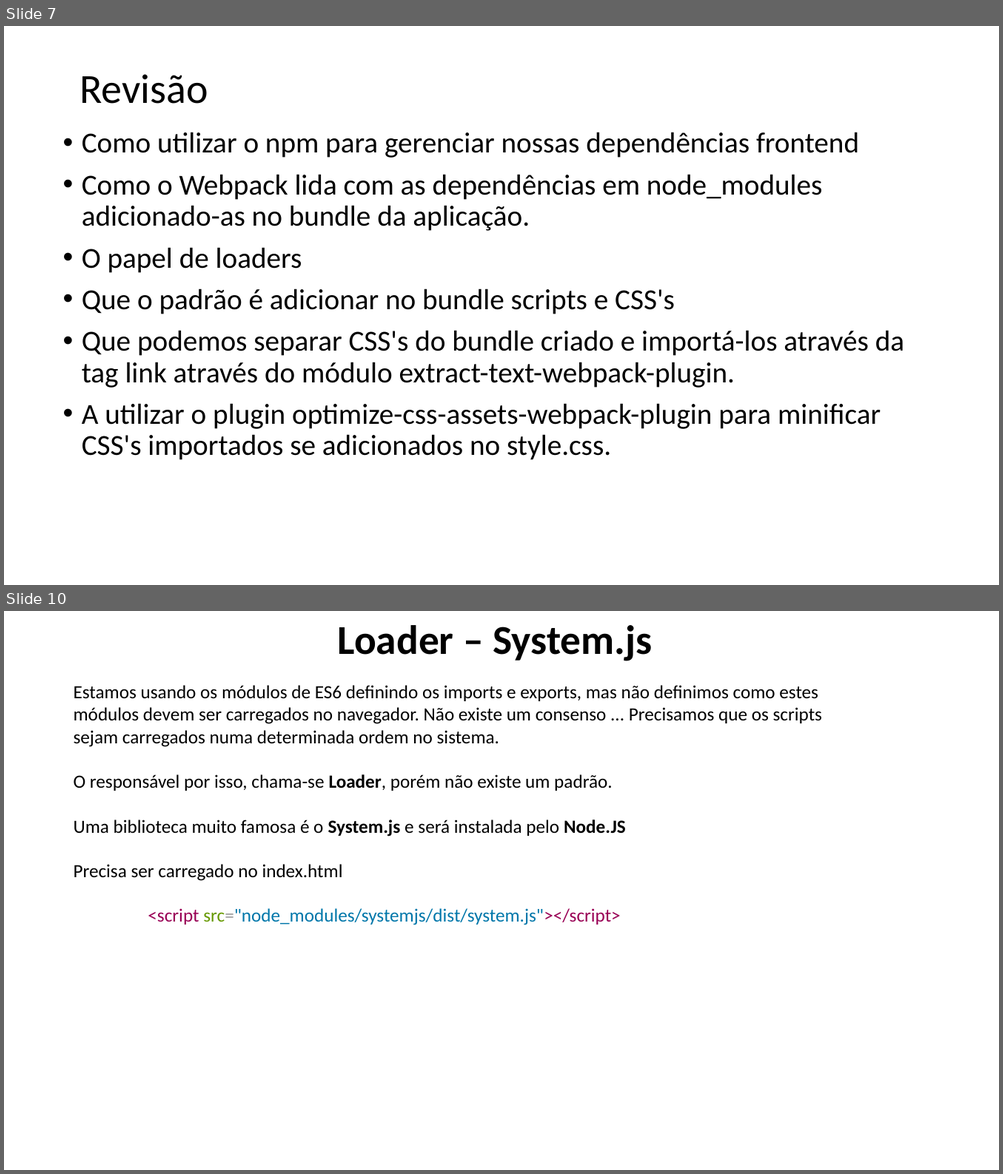
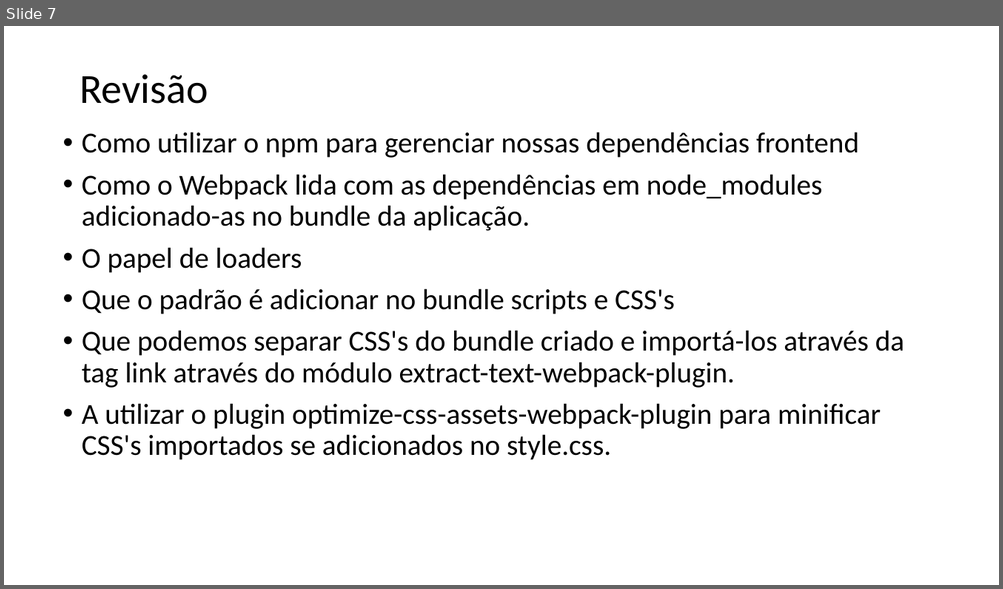
Before and after one commit to lacsousa/webpack, a slide deck: docs/Webpack-resumo.pptx. Shown one above the other, each under a label of ours: slides 7 and 10 before the commit, slide 7 after it; the slides between them are not shown. The pictures are 1003x1174 and 1003x589 pixels, drawn with LibreOffice and Linux fonts; fonts in the diff are those of the drawing. Boxes give left, top, right and bottom in pixels: in the first picture for what was removed or moved away, otherwise in the second. Text is boxed around its words. In the diff, an @@ line names an element or a change of style, - is before the commit and + after.

Commit message:
Manipulando módulos

```diff
--- a/docs/Webpack-resumo.pptx
+++ b/docs/Webpack-resumo.pptx
@@ slide 10 removed at (4,611,999,1170), background #FFFFFF @@
@@ title removed at (338,625,652,661) @@
-Loader – System.js
@@ text removed at (74,685,822,925) @@
-Estamos usando os módulos de ES6 definindo os imports e exports, mas não definimos como estes módulos devem ser carregados no navegador. Não existe um consenso ... Precisamos que os scripts sejam carregados numa determinada ordem no sistema.
-O responsável por isso, chama-se Loader, porém não existe um padrão.
-Uma biblioteca muito famosa é o System.js e será instalada pelo Node.JS
-Precisa ser carregado no index.html
-<script src="node_modules/systemjs/dist/system.js"></script>
```
Also in this commit, not shown: 2 slides added, 2 other slides removed, 4 other files.
